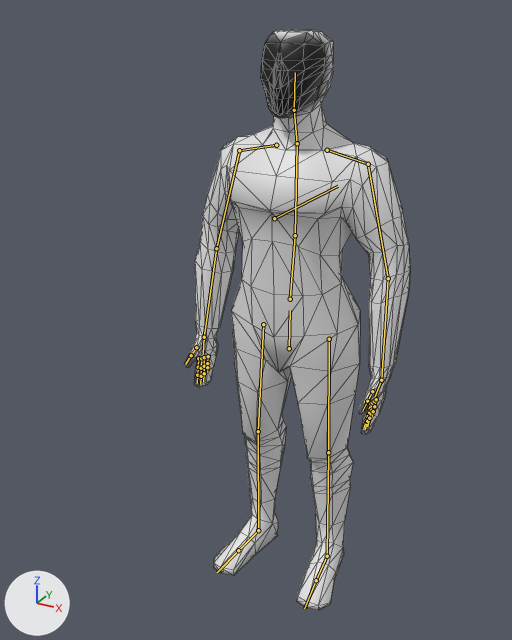
Renders of the glTF model characters/humanoid_basemesh.glb from each side of a commit.
Camera for both pictures: a 50 mm lens placed at (0.886, -1.831, 1.85), pointed at (-0.072, -0.088, 0.979). Every picture has the same lights, and +X, +Y and +Z are marked at lower left. The picture after the commit comes second. The bones that change, and the others that lie on the model, are drawn over the model as lines. Mesh edges are drawn as thin lines.

Names of what the first picture shows: 'Basemesh', 'Headmesh'.
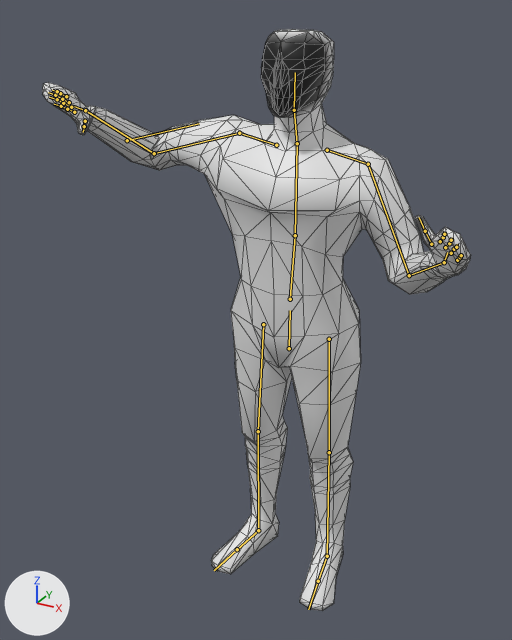
The newer file adds an action. The first version stands in its rest pose; the second is drawn at frame 90 of the action 'gesture_yawn'.

Scene script edits in JSON lines:
```json
{"block": "bone_arm_upper_l", "where": "bone_arm_upper_l = bpy.data.objects['Armature'].pose.bones['Arm_Upper.L']  # child of 'Shoulder.L'"}
{"op": "set", "path": "bone_arm_upper_l.rotation_quaternion", "old": "(1.0, 0.0, 0.0, 0.0)", "new": "(0.936, 0.065, -0.333, 0.092)", "note": "degrees (0, 0, 0) -> degrees (4, -39, 10)"}
{"block": "bone_arm_lower_l", "where": "bone_arm_lower_l = bpy.data.objects['Armature'].pose.bones['Arm_Lower.L']  # child of 'Arm_Upper.L'"}
{"op": "set", "path": "bone_arm_lower_l.rotation_quaternion", "old": "(1.0, 0.0, 0.0, 0.0)", "new": "(0.712, 0.662, -0.159, -0.171)", "note": "degrees (0, 0, 0) -> degrees (86, 0, -27)"}
{"block": "bone_hand_l", "where": "bone_hand_l = bpy.data.objects['Armature'].pose.bones['Hand.L']  # child of 'Arm_Lower.L'"}
{"op": "set", "path": "bone_hand_l.rotation_quaternion", "old": "(1.0, 0.0, 0.0, 0.0)", "new": "(0.872, 0.0, 0.49, 0.0)", "note": "degrees (0, 0, 0) -> degrees (0, 59, 0)"}
{"block": "bone_index_end_l", "where": "bone_index_end_l = bpy.data.objects['Armature'].pose.bones['Index_End.L']  # child of 'Index_Middle.L'"}
{"op": "set", "path": "bone_index_end_l.rotation_quaternion", "old": "(1.0, 0.0, 0.0, 0.0)", "new": "(0.999, 0.0, 0.0, -0.047)", "note": "degrees (0, 0, 0) -> degrees (0, 0, -5)"}
{"block": "bone_middle_middle_l", "where": "bone_middle_middle_l = bpy.data.objects['Armature'].pose.bones['Middle_Middle.L']  # child of 'Middle_Base.L'"}
{"op": "set", "path": "bone_middle_middle_l.rotation_quaternion", "old": "(1.0, 0.0, 0.0, 0.0)", "new": "(0.999, 0.0, 0.0, -0.053)", "note": "degrees (0, 0, 0) -> degrees (0, 0, -6)"}
{"block": "bone_ring_middle_l", "where": "bone_ring_middle_l = bpy.data.objects['Armature'].pose.bones['Ring_Middle.L']  # child of 'Ring_Base.L'"}
{"op": "set", "path": "bone_ring_middle_l.rotation_quaternion", "old": "(1.0, 0.0, 0.0, 0.0)", "new": "(0.999, 0.0, 0.0, -0.053)", "note": "degrees (0, 0, 0) -> degrees (0, 0, -6)"}
{"block": "bone_pinky_end_l", "where": "bone_pinky_end_l = bpy.data.objects['Armature'].pose.bones['Pinky_End.L']  # child of 'Pinky_Middle.L'"}
{"op": "set", "path": "bone_pinky_end_l.rotation_quaternion", "old": "(1.0, 0.0, 0.0, 0.0)", "new": "(0.999, 0.0, 0.0, -0.047)", "note": "degrees (0, 0, 0) -> degrees (0, 0, -5)"}
{"block": "bone_shoulder_r", "where": "bone_shoulder_r = bpy.data.objects['Armature'].pose.bones['Shoulder.R']  # child of 'Chest'"}
{"op": "set", "path": "bone_shoulder_r.rotation_quaternion", "old": "(1.0, 0.0, 0.0, 0.0)", "new": "(0.979, 0.0, 0.0, -0.206)", "note": "degrees (0, 0, 0) -> degrees (0, 0, -24)"}
{"block": "bone_arm_upper_r", "where": "bone_arm_upper_r = bpy.data.objects['Armature'].pose.bones['Arm_Upper.R']  # child of 'Shoulder.R'"}
{"op": "set", "path": "bone_arm_upper_r.rotation_quaternion", "old": "(1.0, 0.0, 0.0, 0.0)", "new": "(0.948, 0.025, 0.086, -0.306)", "note": "degrees (0, 0, 0) -> degrees (0, 10, -36)"}
{"block": "bone_arm_lower_r", "where": "bone_arm_lower_r = bpy.data.objects['Armature'].pose.bones['Arm_Lower.R']  # child of 'Arm_Upper.R'"}
{"op": "set", "path": "bone_arm_lower_r.rotation_quaternion", "old": "(1.0, 0.0, 0.0, 0.0)", "new": "(0.737, 0.628, -0.021, -0.249)", "note": "degrees (0, 0, 0) -> degrees (77, 16, -24)"}
{"block": "bone_hand_r", "where": "bone_hand_r = bpy.data.objects['Armature'].pose.bones['Hand.R']  # child of 'Arm_Lower.R'"}
{"op": "set", "path": "bone_hand_r.rotation_quaternion", "old": "(1.0, 0.0, 0.0, 0.0)", "new": "(0.897, 0.0, -0.442, 0.0)", "note": "degrees (0, 0, 0) -> degrees (0, -52, 0)"}
{"block": "bone_leg_upper_l", "where": "bone_leg_upper_l = bpy.data.objects['Armature'].pose.bones['Leg_Upper.L']  # child of 'Hips'"}
{"op": "set", "path": "bone_leg_upper_l.rotation_quaternion", "old": "(1.0, 0.0, 0.0, 0.0)", "new": "(1.0, 0.0, -0.028, -0.001)", "note": "degrees (0, 0, 0) -> degrees (0, -3, 0)"}
{"block": "bone_leg_upper_r", "where": "bone_leg_upper_r = bpy.data.objects['Armature'].pose.bones['Leg_Upper.R']  # child of 'Hips'"}
{"op": "set", "path": "bone_leg_upper_r.rotation_quaternion", "old": "(1.0, 0.0, 0.0, 0.0)", "new": "(1.0, 0.0, 0.028, 0.001)", "note": "degrees (0, 0, 0) -> degrees (0, 3, 0)"}
```

Where the change shows, as pixel boxes (x1, y1, x2, y2) in the pictures (512 x 640 px):
```json
{"object": "Basemesh", "change": "posed", "before": [184, 104, 410, 610], "after": [43, 82, 470, 611], "on screen": "89% wider"}
{"object": "Headmesh", "change": "posed", "before": [261, 29, 333, 118], "after": [261, 29, 334, 118]}
{"bone": "Arm_Upper.L", "before": "(368, 164) to (388, 278)", "after": "(368, 164) to (409, 275)"}
{"bone": "Arm_Lower.L", "before": "(388, 278) to (381, 380)", "after": "(409, 275) to (444, 262)"}
{"bone": "Hand.L", "before": "(381, 380) to (374, 397)", "after": "(444, 262) to (447, 252)"}
{"bone": "Index_End.L", "before": "(366, 420) to (363, 429)", "after": "(444, 234) to (445, 231)"}
{"bone": "Middle_Middle.L", "before": "(369, 412) to (367, 421)", "after": "(449, 243) to (451, 240)"}
{"bone": "Ring_Middle.L", "before": "(371, 410) to (369, 418)", "after": "(454, 249) to (456, 247)"}
{"bone": "Pinky_End.L", "before": "(373, 411) to (372, 416)", "after": "(461, 255) to (462, 255)"}
{"bone": "Shoulder.R", "before": "(276, 145) to (239, 150)", "after": "(276, 145) to (239, 133)"}
{"bone": "Arm_Upper.R", "before": "(239, 150) to (216, 248)", "after": "(239, 133) to (154, 153)"}
{"bone": "Arm_Lower.R", "before": "(216, 248) to (204, 337)", "after": "(154, 153) to (85, 110)"}
{"bone": "Hand.R", "before": "(204, 337) to (203, 354)", "after": "(85, 110) to (73, 106)"}
{"bone": "Leg_Upper.L", "before": "(329, 339) to (328, 452)", "after": "(329, 339) to (329, 452)"}
```
